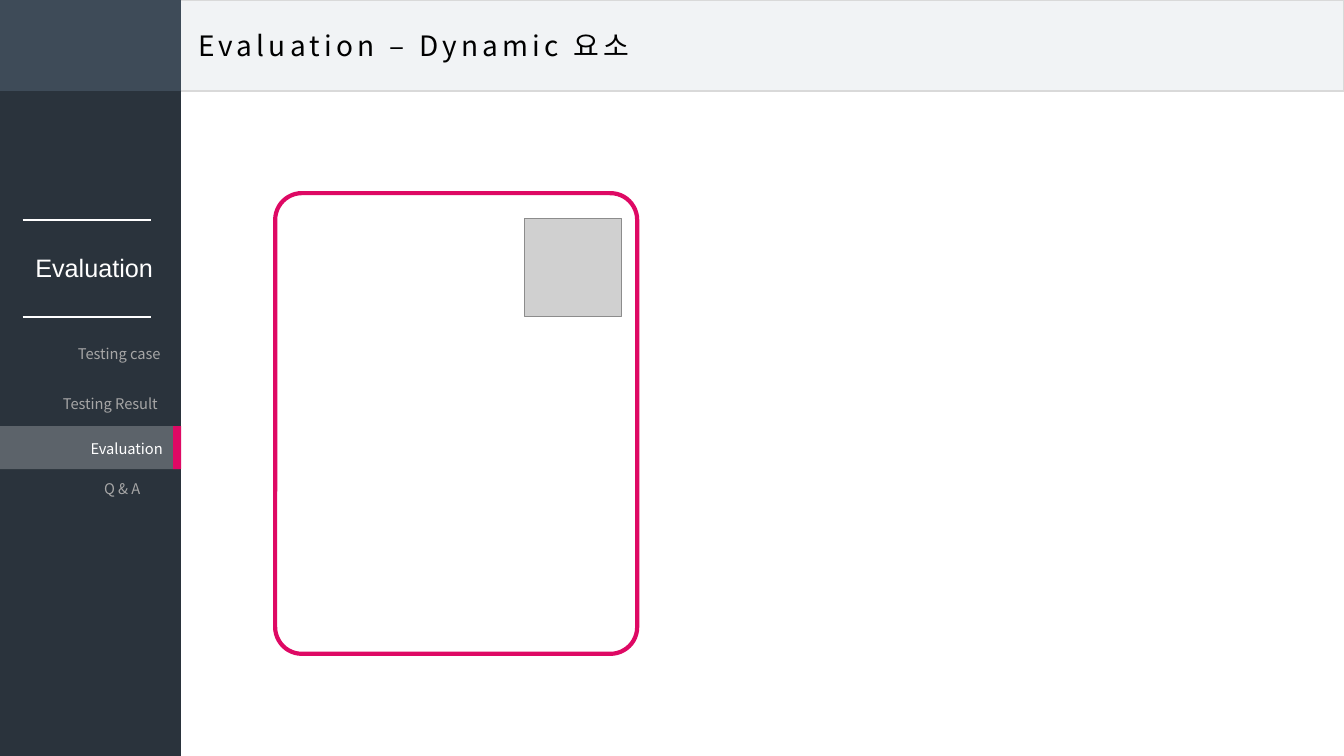
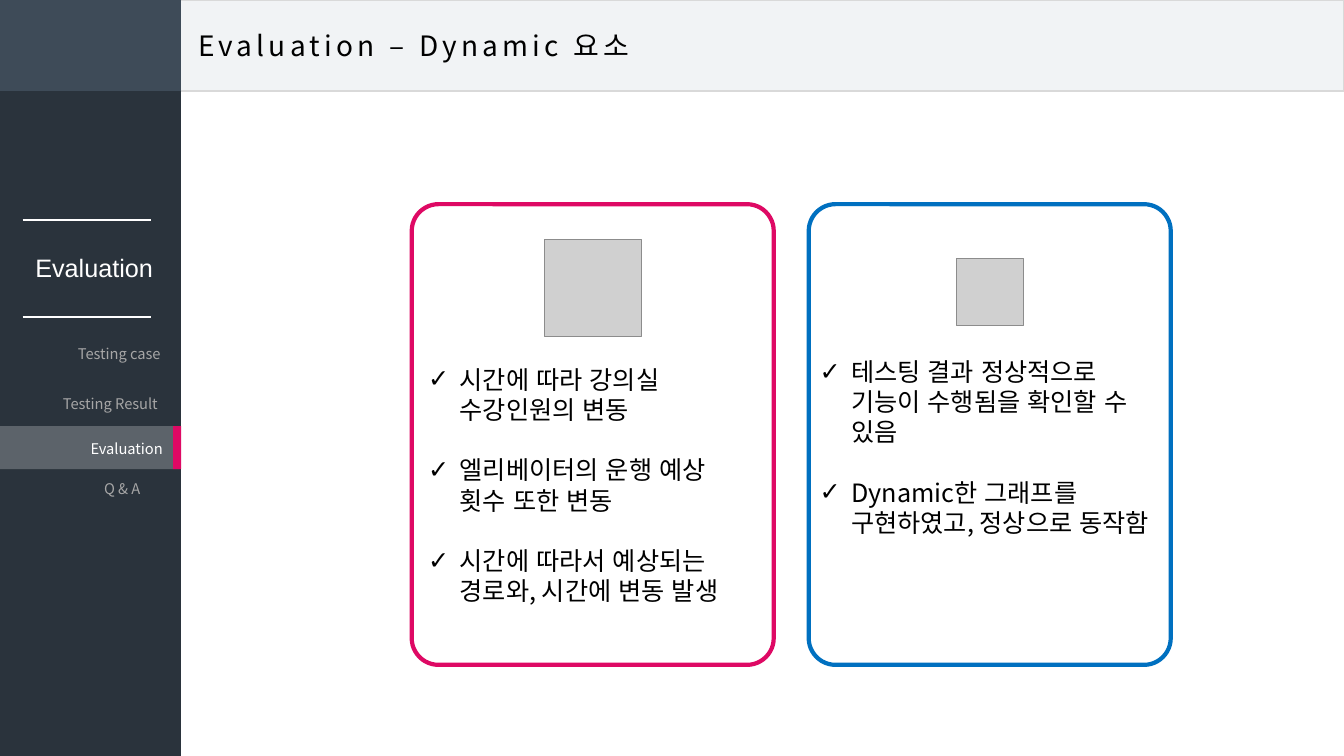
Before and after one commit to DDoGuSulGye/Presentation, a slide deck: slide 20 of Presentation Data/05. Testing & Evaluation.pptx (slide 15 before the commit). Drawn at 1344x756 pixels with LibreOffice and Linux fonts; fonts in the diff are those of the drawing; grey boxes stand for pictures. Boxes give left, top, right and bottom in pixels: in the first picture for what was removed or moved away, otherwise in the second. Text is boxed around its words. In the diff, an @@ line names an element or a change of style, - is before the commit and + after.

```diff
--- a/Presentation Data/05. Testing & Evaluation.pptx
+++ b/Presentation Data/05. Testing & Evaluation.pptx
@@ rounded rectangle: place and size @@
-rounded rectangle at bbox=[275, 194, 637, 654]
+rounded rectangle at bbox=[411, 205, 773, 665]
@@ rounded rectangle added at bbox=[809, 205, 1171, 665], outline #0070C0 3 pt @@
@@ picture: place and size @@
-picture at bbox=[524, 219, 622, 317]
+picture at bbox=[544, 239, 642, 337]
@@ picture added at bbox=[957, 258, 1024, 326] @@
@@ text added at bbox=[460, 368, 718, 605], 18 pt, text #000000 @@
+✓ 시간에 따라 강의실 수강인원의 변동
+✓ 엘리베이터의 운행 예상 횟수 또한 변동
+✓ 시간에 따라서 예상되는 경로와, 시간에 변동 발생
@@ text added at bbox=[851, 360, 1150, 537], 18 pt, text #000000 @@
+✓ 테스팅 결과 정상적으로 기능이 수행됨을 확인할 수 있음
+✓ Dynamic한 그래프를 구현하였고, 정상으로 동작함
```
Also in this commit, not shown: 10 other slides changed, 6 slides added, 1 slide removed, 5 other files.
